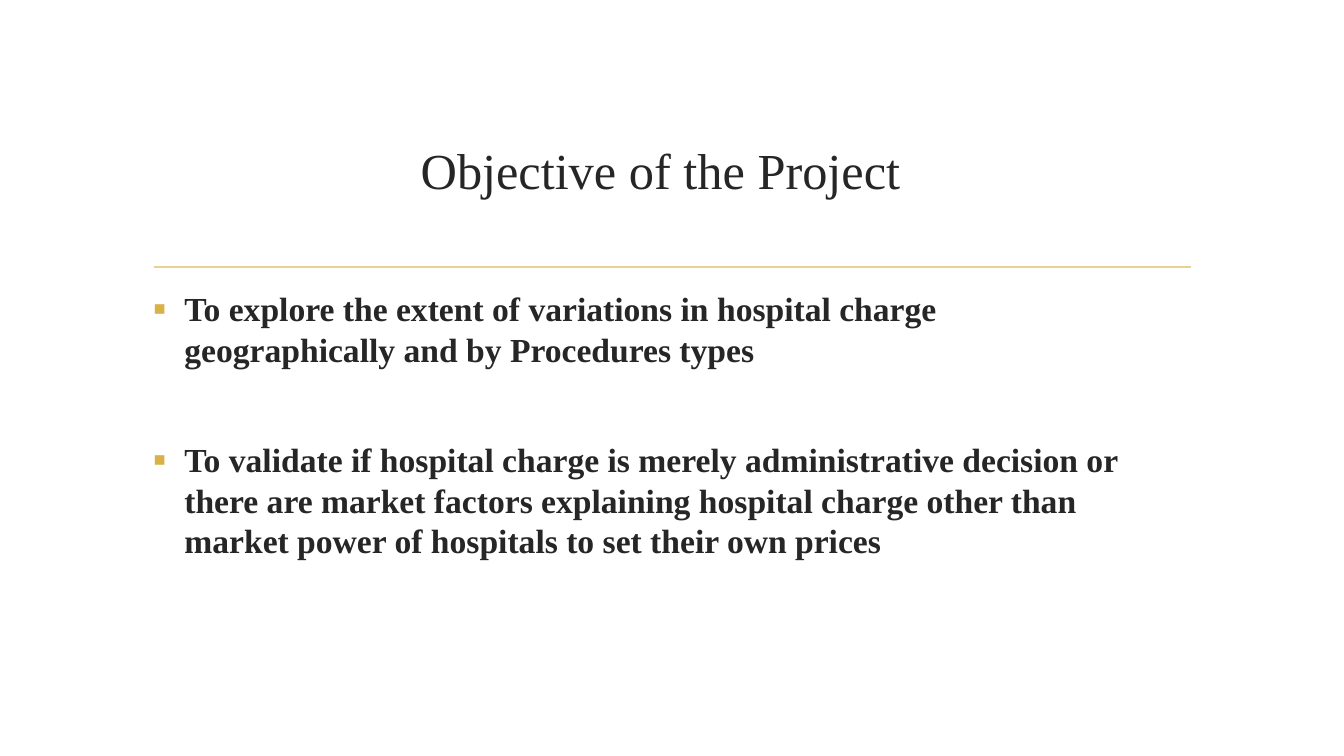
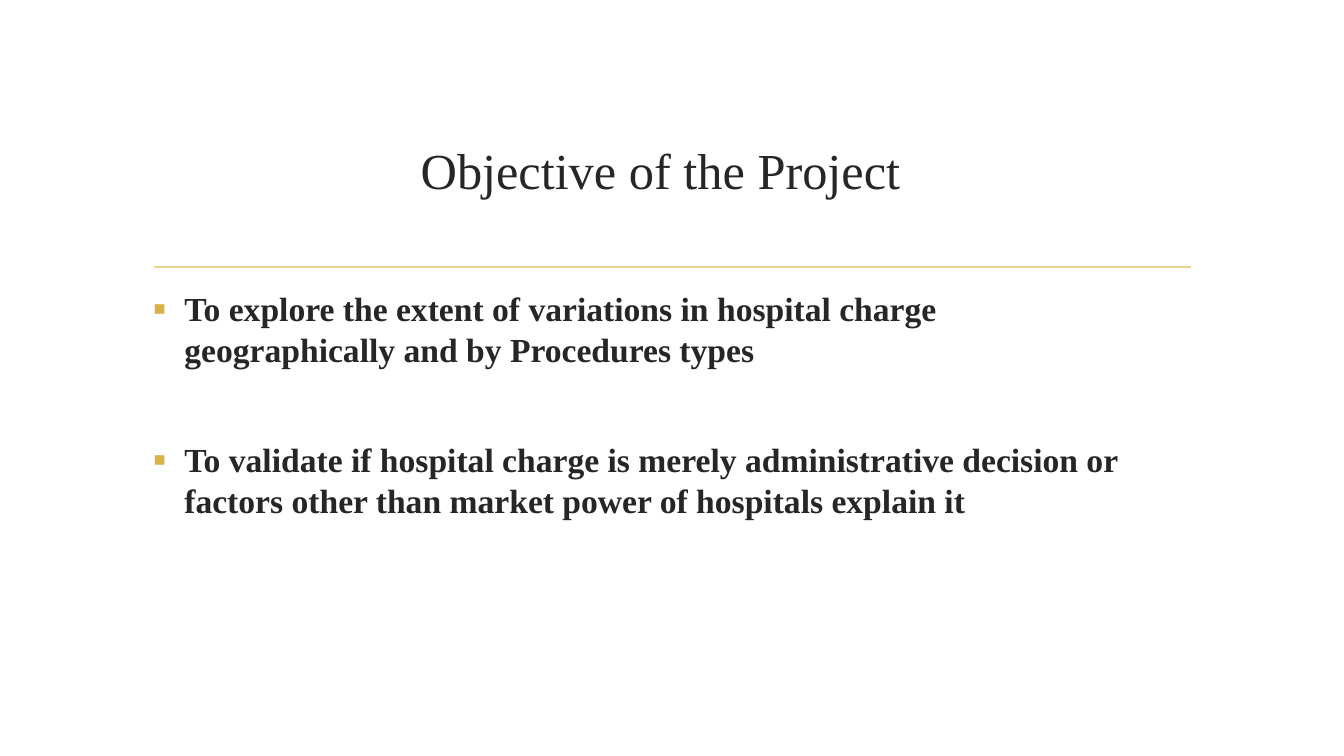
Before and after one commit to asidamo/Variations_In_Hospital_Charges_In_USA, a slide deck: slide 4 of Capstone Presentation.pptx (slide 3 before the commit). Drawn at 1344x756 pixels with LibreOffice and Linux fonts; fonts in the diff are those of the drawing; background and template pictures are left out. Boxes give left, top, right and bottom in pixels: in the first picture for what was removed or moved away, otherwise in the second. Text is boxed around its words. In the diff, an @@ line names an element or a change of style, - is before the commit and + after.

```diff
--- a/Capstone Presentation.pptx
+++ b/Capstone Presentation.pptx
@@ text at (x1=184, y1=448, x2=1118, y2=519): text changed @@
-▪ To validate if hospital charge is merely administrative decision or there are market factors explaining hospital charge other than market power of hospitals to set their own prices
+▪ To validate if hospital charge is merely administrative decision or factors other than market power of hospitals explain it
```
Also in this commit, not shown: 13 other slides changed, 1 slide added, 3 slides removed, 1 other file.
